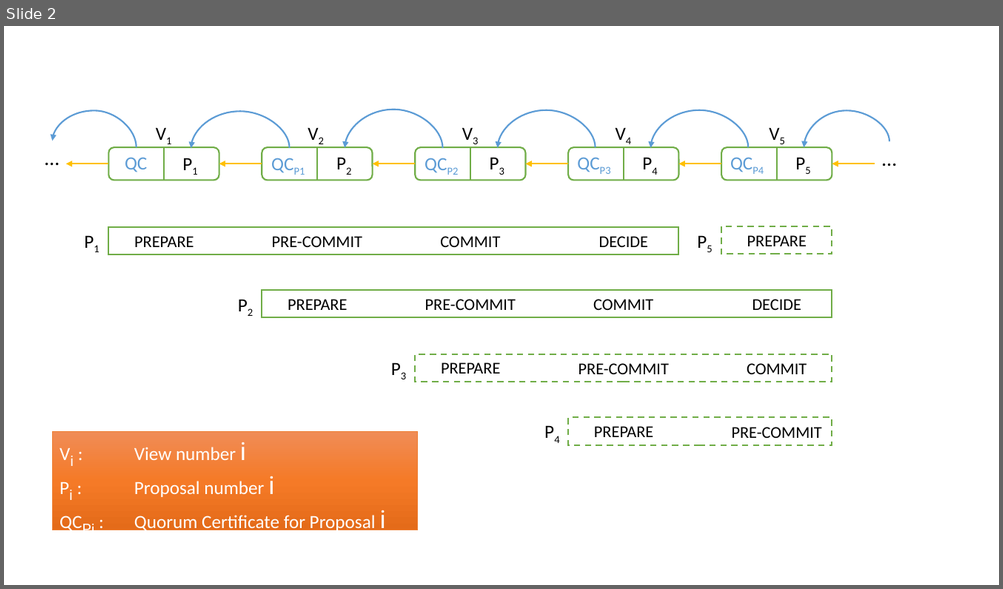
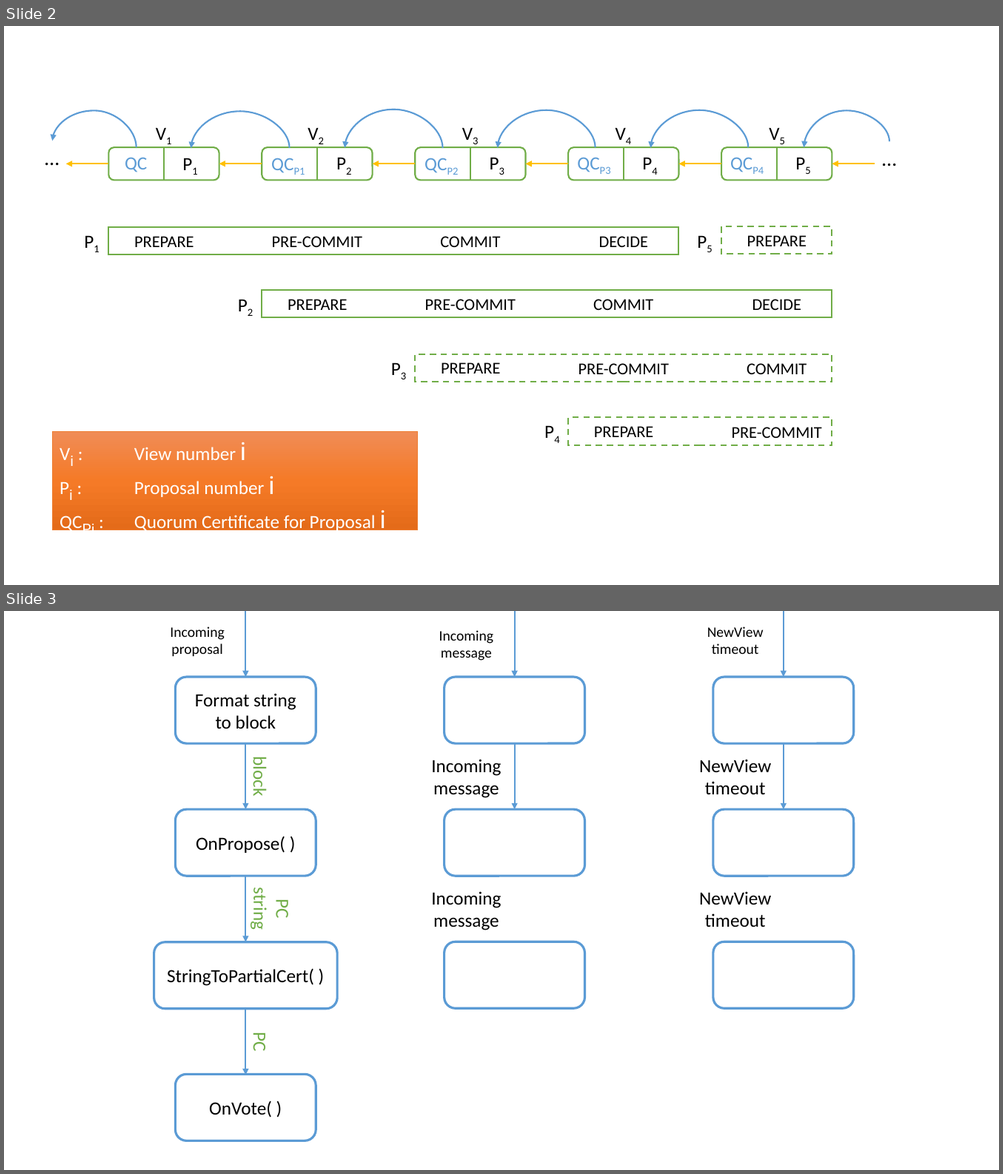
Before and after one commit to sandertungeaspoy/HotstuffWASM, a slide deck: WIP.pptx. Shown one above the other, each under a label of ours: slide 2 before the commit, slides 2 and 3 after it. The pictures are 1003x589 and 1003x1174 pixels, drawn with LibreOffice and Linux fonts; fonts in the diff are those of the drawing. Boxes give left, top, right and bottom in pixels: in the first picture for what was removed or moved away, otherwise in the second. Text is boxed around its words. In the diff, an @@ line names an element or a change of style, - is before the commit and + after.

```diff
--- a/WIP.pptx
+++ b/WIP.pptx
@@ slide 3 added at [4,611,999,1170], background #FFFFFF @@
@@ text added at [439,630,493,661], 14 pt, text #000000 @@
+Incoming message
@@ arrow added from (515, 611) to (515, 677), #5B9BD5 1.5 pt @@
@@ text added at [707,627,763,654], 14 pt, text #000000 @@
+NewView timeout
@@ arrow added from (783, 611) to (783, 677), #5B9BD5 1.5 pt @@
@@ rounded rectangle added at [444,677,584,743], fill #FFFFFF, outline #5B9BD5 2.25 pt @@
@@ rounded rectangle added at [713,677,853,743], fill #FFFFFF, outline #5B9BD5 2.25 pt @@
@@ arrow added from (515, 743) to (515, 809), #5B9BD5 1.5 pt @@
@@ arrow added from (783, 743) to (783, 809), #5B9BD5 1.5 pt @@
@@ text added at [431,759,501,798], 18 pt, text #000000 @@
+Incoming message
@@ text added at [699,759,771,795], 18 pt, text #000000 @@
+NewView timeout
@@ rounded rectangle added at [444,809,584,876], fill #FFFFFF, outline #5B9BD5 2.25 pt @@
@@ rounded rectangle added at [713,809,853,876], fill #FFFFFF, outline #5B9BD5 2.25 pt @@
@@ text added at [431,891,501,931], 18 pt, text #000000 @@
+Incoming message
@@ text added at [699,891,771,927], 18 pt, text #000000 @@
+NewView timeout
@@ rounded rectangle added at [444,943,584,1008], fill #FFFFFF, outline #5B9BD5 2.25 pt @@
@@ rounded rectangle added at [713,943,853,1008], fill #FFFFFF, outline #5B9BD5 2.25 pt @@
@@ group added at [154,611,338,1141]: 4 rounded rectangles, 4 arrows, 4 texts @@
+Format string to block
+Incoming proposal
+OnPropose( )
+block
+StringToPartialCert( )
+PC
+string
+OnVote( )
+PC
```
Also in this commit, not shown: 3 other slides added, 1 other file.
